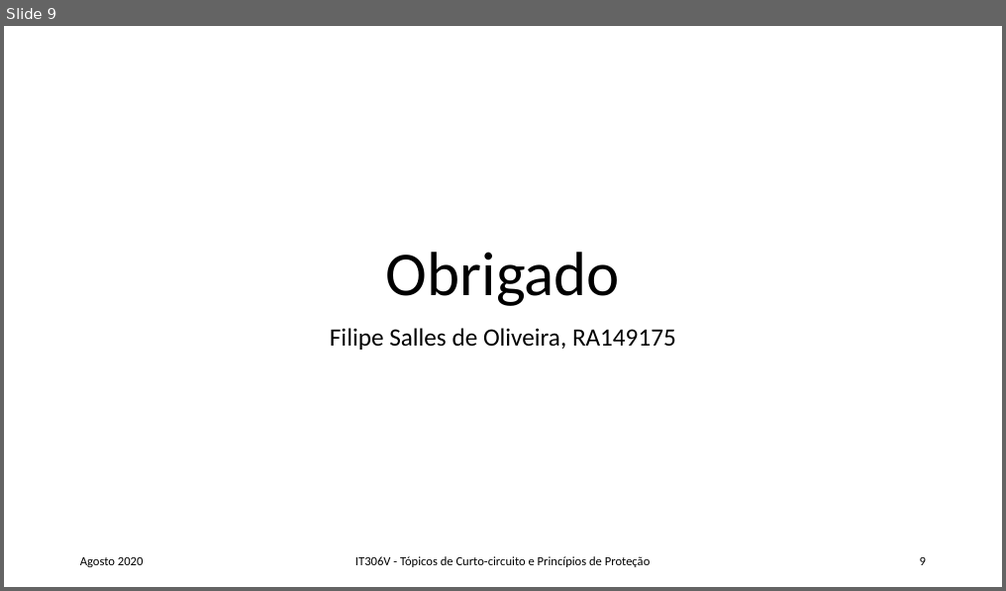
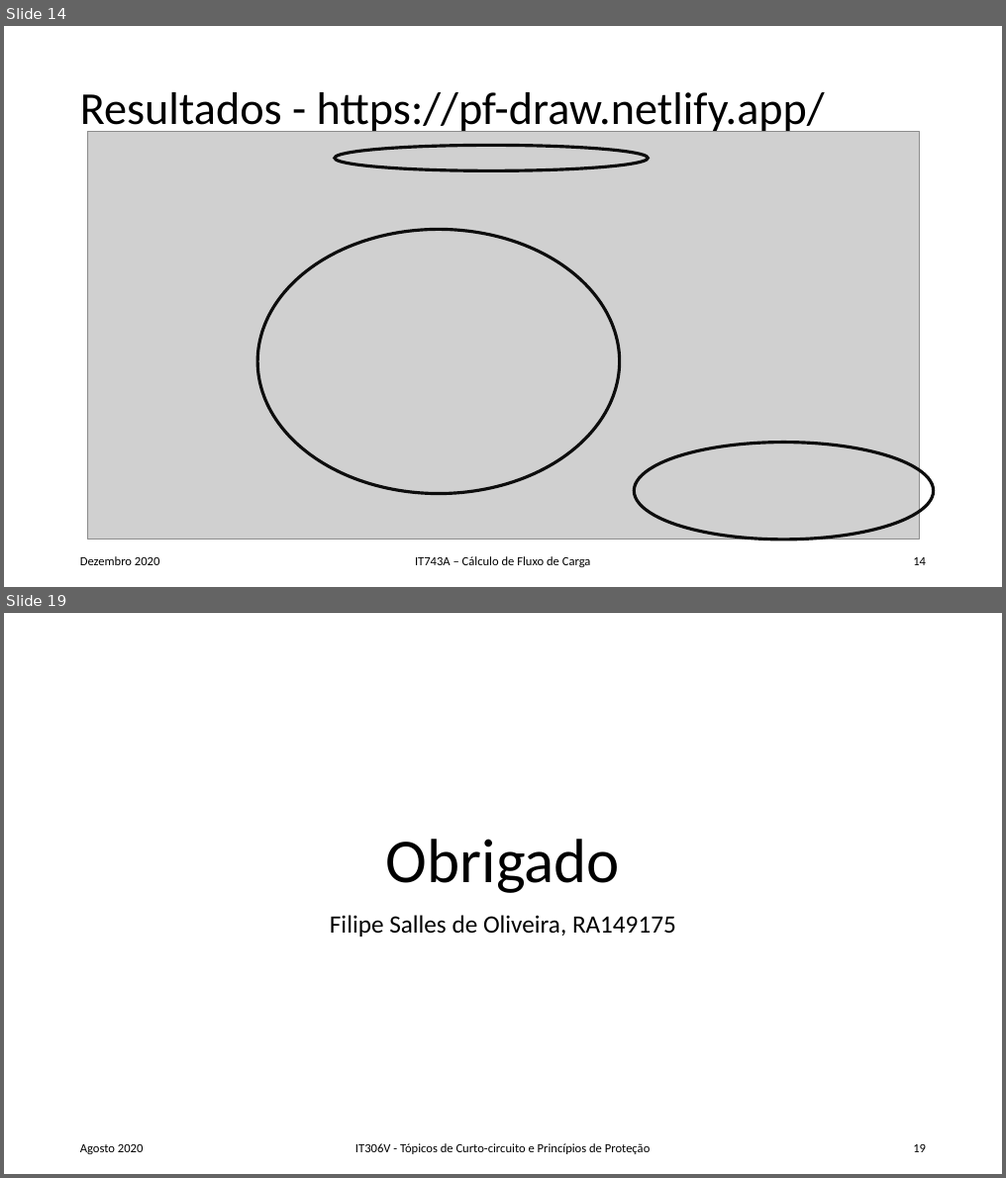
Before and after one commit to FilipeSO/pf-draw, a slide deck: public/ppt/RA149175_FSO_Rel_slides_rev1.pptx. Shown one above the other, each under a label of ours: slide 9 before the commit, slides 14 and 19 after it; the slides between them are not shown. The pictures are 1006x591 and 1006x1178 pixels, drawn with LibreOffice and Linux fonts; fonts in the diff are those of the drawing; grey boxes stand for pictures. Boxes give left, top, right and bottom in pixels: in the first picture for what was removed or moved away, otherwise in the second. Text is boxed around its words. In the diff, an @@ line names an element or a change of style, - is before the commit and + after.

Commit message:
adicionado informacoes aos resultados das tabelas barstate e powerflowstate

```diff
--- a/public/ppt/RA149175_FSO_Rel_slides_rev1.pptx
+++ b/public/ppt/RA149175_FSO_Rel_slides_rev1.pptx
@@ slide 14 added at [4, 26, 1002, 587], background #FFFFFF @@
@@ title added at [80, 92, 825, 136], 44 pt, text #000000 @@
+Resultados - https://pf-draw.netlify.app/
@@ picture added at [87, 132, 919, 540] @@
@@ ellipse added at [335, 145, 648, 171], outline #0D0D0D 3 pt @@
@@ ellipse added at [257, 230, 620, 494], outline #0D0D0D 3 pt @@
@@ ellipse added at [635, 442, 934, 540], outline #0D0D0D 3 pt @@
@@ text added at [80, 557, 160, 566], 12 pt, text #000000 @@
+Dezembro 2020
@@ text added at [415, 557, 591, 568], 12 pt, text #000000 @@
+IT743A – Cálculo de Fluxo de Carga
@@ page number added at [913, 558, 926, 566], 12 pt, text #000000 @@
+14
@@ what was slide 9 is now slide 19 @@
@@ page number at [913, 1145, 926, 1153]: text changed @@
-9
+19
```
Also in this commit, not shown: 1 slide changed, 9 other slides added, 2 other files.
